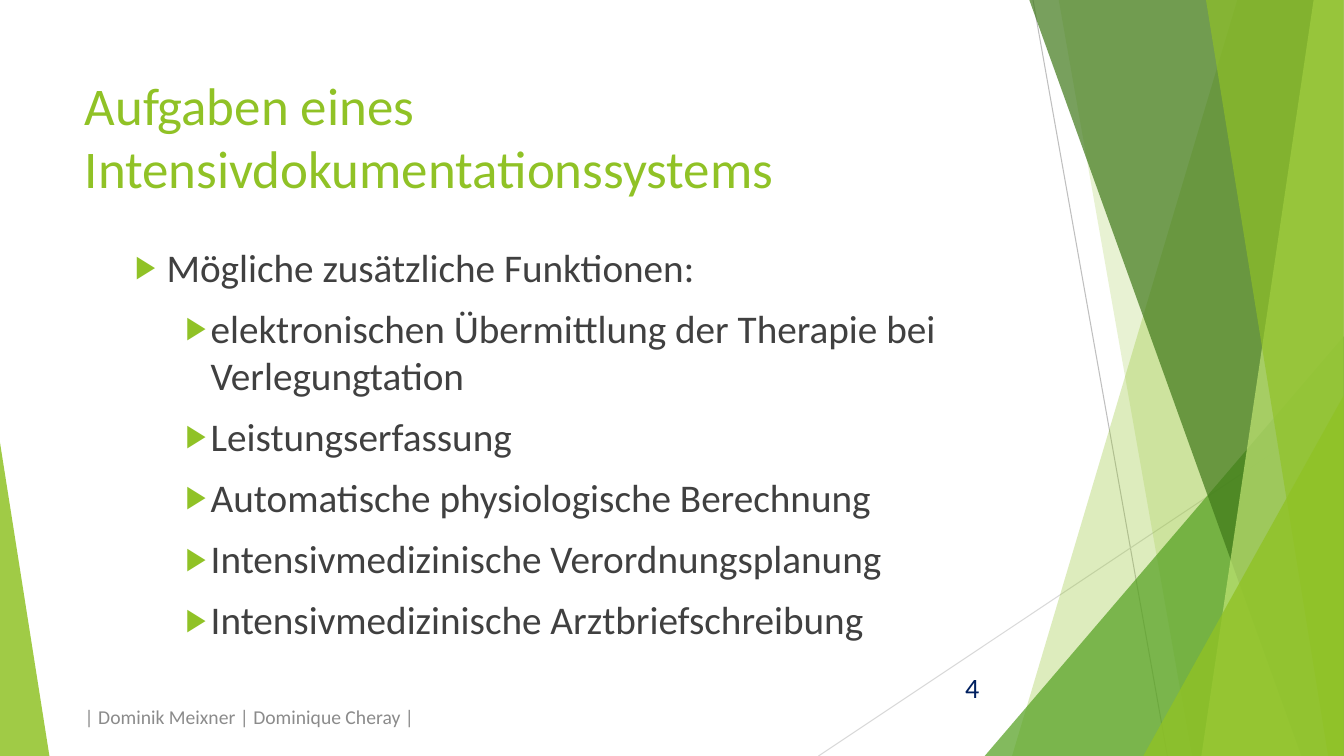
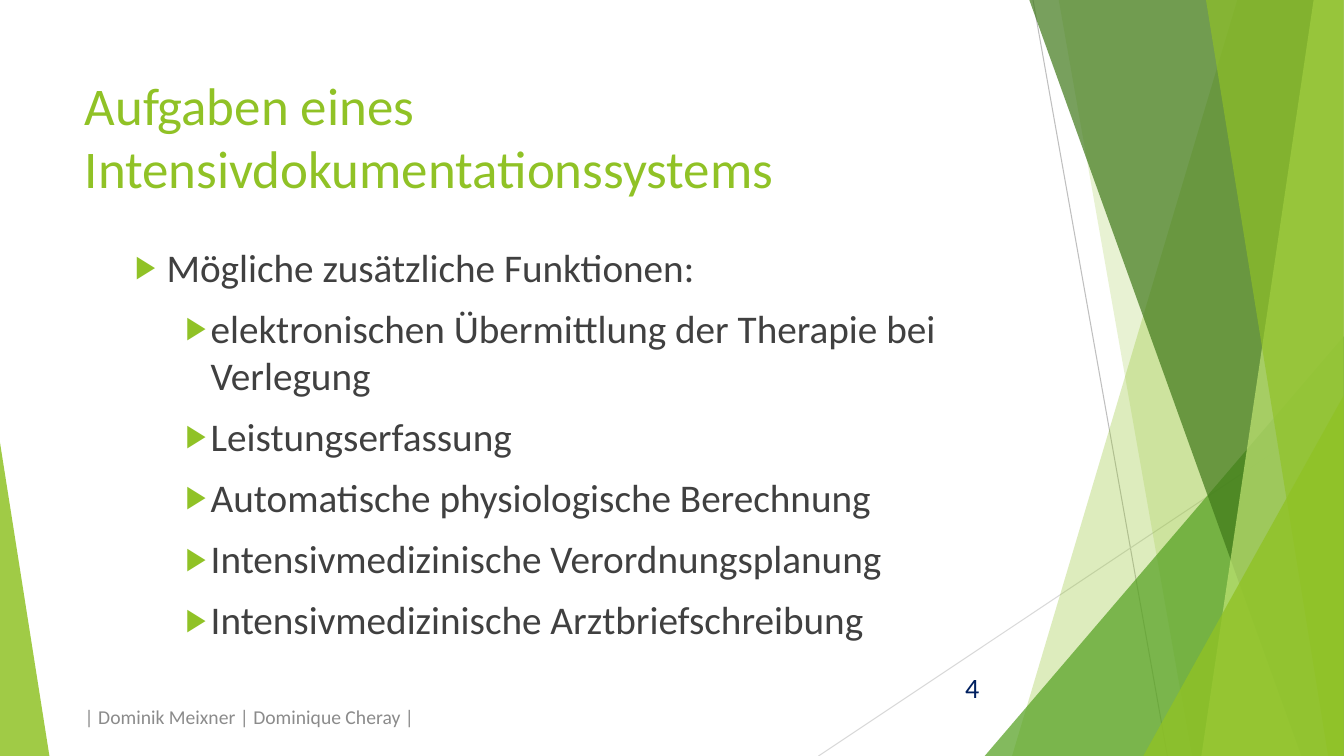
Before and after one commit to domeix/BlaBla, a slide deck: slide 4 of EinfIntensivDokSys/Intensivdokumentationssystem.pptx. Drawn at 1344x756 pixels with LibreOffice and Linux fonts; fonts in the diff are those of the drawing. Boxes give left, top, right and bottom in pixels: in the first picture for what was removed or moved away, otherwise in the second. Text is boxed around its words. In the diff, an @@ line names an element or a change of style, - is before the commit and + after.

```diff
--- a/EinfIntensivDokSys/Intensivdokumentationssystem.pptx
+++ b/EinfIntensivDokSys/Intensivdokumentationssystem.pptx
@@ text at bbox=[211, 311, 935, 397]: text changed @@
-    ▶ elektronischen Übermittlung der Therapie bei Verlegungtation
+    ▶ elektronischen Übermittlung der Therapie bei Verlegung
```
Also in this commit, not shown: 1 other slide changed, 9 slides added.
